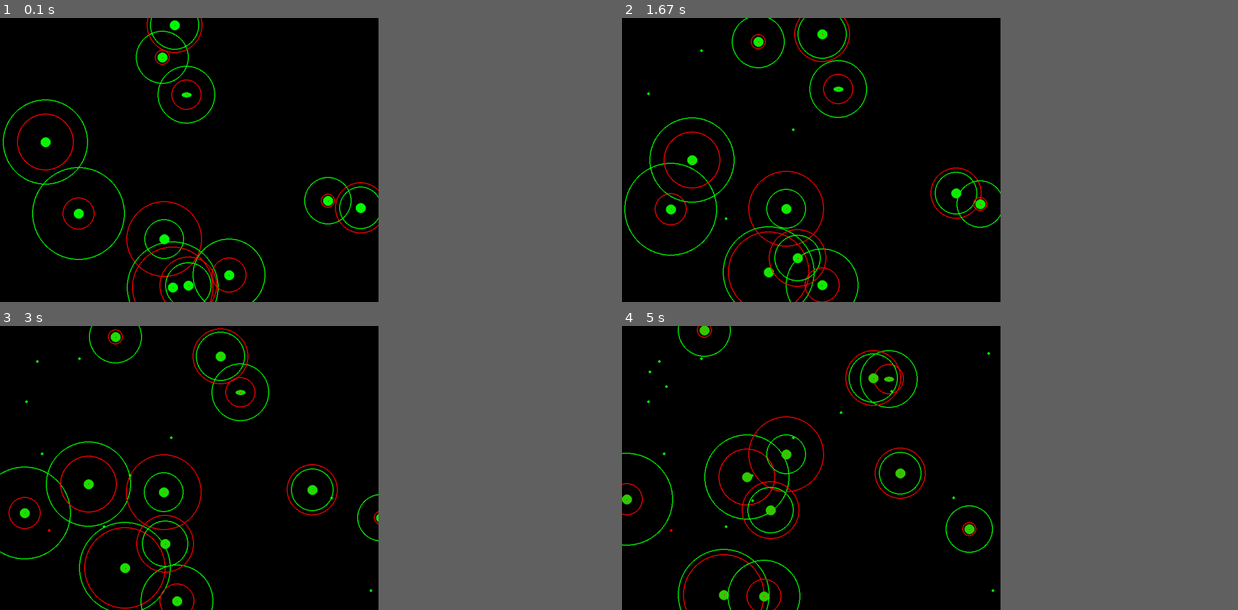
Above: before the commit, frames 1-4 (two rows, left to right).
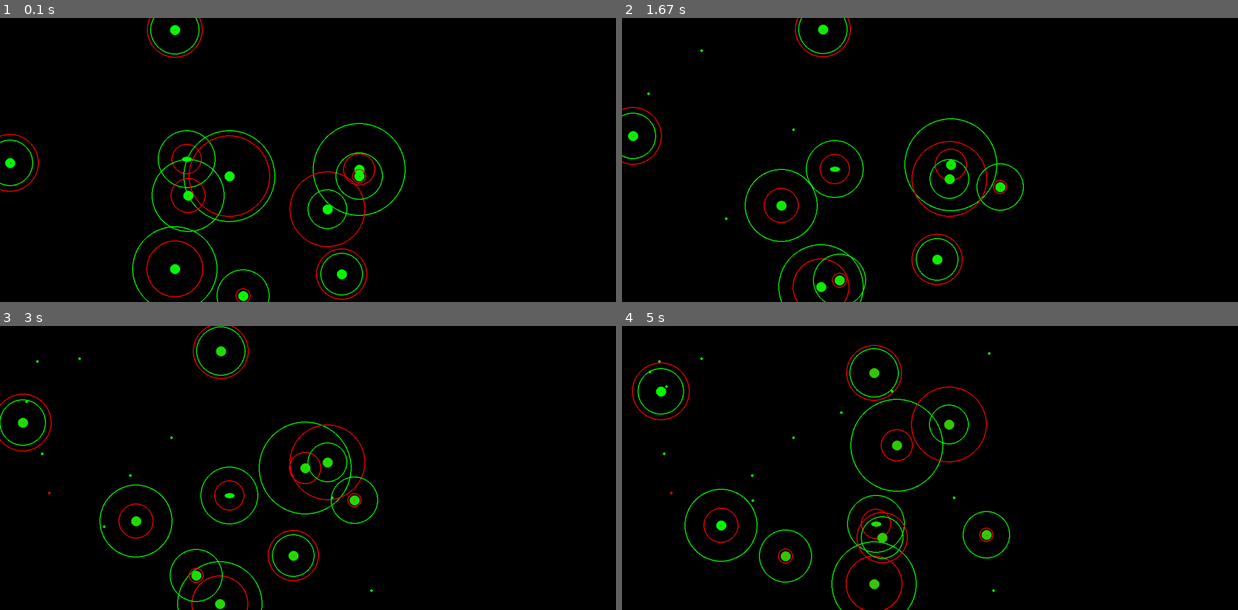
Above: after the commit, the same moments.

Repository: TinaVitanova/GameOfLife
Game: pygame game, started from main.py
The game is run twice, just before and just after one commit, with the same random seed, the same clock (stepped at 60 frames per second) and the same inputs.
Inputs (mouse positions are in pixels of both pictures, inside the frame that each line leads up to):
- Up to frame 1 (0.1 s): no input
- Up to frame 2 (1.67 s): click (930, 160) at 0.4 s
- Up to frame 3 (3 s): no input
- Up to frame 4 (5 s): no input
In our replay, the window is 553x415 before the commit and 900x415 after it. These sizes can differ from the game's own. Grey fills any space a smaller window leaves; there, only what the larger window draws over its background counts as a difference.

The runs differ from the first frame. In frame 1, 6.0% of the frame differs, in the area x 0-66%, y 0-100%; in frame 2, 5.6%; in frame 3, 5.8%; in frame 4, 5.9%.

Commit message:
Remove prints

Diff:
--- a/genetic_bot_class.py
+++ b/genetic_bot_class.py
@@ -23,7 +23,6 @@
         self.health = health
         self.max_vel = 2
         self.max_force = 0.5
-        self.size = 5
         self.age = 1
         self.bot_type = bot_type
         self.reproduction_rate = reproduction_rate
@@ -120,21 +119,21 @@
     def eat_bot(self, list_of_bots, index, edible_bot_type):
         closest = None
         closest_distance = max(constants.game_width_const, constants.game_height_const)
-        print('closest_distance')
-        print(closest_distance)
+        # print('closest_distance')
+        # print(closest_distance)
         bot_x = self.position[0]
         bot_y = self.position[1]
         for bot_food in list_of_bots:
             if bot_food == self:
                 break
-            print('alllooo')
-            print(bot_food.position[0])
-            print(bot_food.position[1])
+            # print('alllooo')
+            # print(bot_food.position[0])
+            # print(bot_food.position[1])
             item_x = bot_food.position[0]
             item_y = bot_food.position[1]
             distance = math.hypot(bot_x - item_x, bot_y - item_y)
-            print('distance')
-            print(distance)
+            # print('distance')
+            # print(distance)
             if distance < 5:
                 if bot_food.bot_type != edible_bot_type:
                     break
@@ -142,9 +141,9 @@
                 self.health += self.nutrition[index]
                 break
             if distance < closest_distance:
-                print('AHAAAA')
+                # print('AHAAAA')
                 if bot_food.bot_type != edible_bot_type:
-                    print('tuka?')
+                    # print('tuka?')
                     break
                 closest_distance = distance
                 closest = bot_food
--- a/main.py
+++ b/main.py
@@ -1,6 +1,5 @@
 import pygame
 import random
-import math
 import numpy
 import time
 import constants
@@ -8,7 +7,6 @@
 import food_array
 import bots_array
 import genetic_bot_class
-
 
 poison = []
 
@@ -20,9 +18,11 @@
 
     # initially start with 10 random bots (random dna)
     for i in range(10):
-        bots_array.add_bots(genetic_bot_class.BotClass(random.uniform(0, constants.game_width_const), random.uniform(0, constants.game_height_const), 1))
+        bots_array.add_bots(genetic_bot_class.BotClass(random.uniform(0, constants.game_width_const),
+                                                       random.uniform(0, constants.game_height_const), 1))
     for i in range(1):
-        bots_array.add_bots(genetic_bot_class.BotClass(random.uniform(0, constants.game_width_const), random.uniform(0, constants.game_height_const), 2))
+        bots_array.add_bots(genetic_bot_class.BotClass(random.uniform(0, constants.game_width_const),
+                                                       random.uniform(0, constants.game_height_const), 2))
     running = True
     while running:
         time.sleep(0.05)
@@ -34,15 +34,21 @@
             food_array.add_food(numpy.array([random.uniform(constants.boundary_size_const,
                                                             constants.game_width_const - constants.boundary_size_const),
                                              random.uniform(constants.boundary_size_const,
-                                                            constants.game_height_const - constants.boundary_size_const)], dtype='float64'))
+                                                            constants.game_height_const -
+                                                            constants.boundary_size_const)], dtype='float64'))
         if random.random() < 0.01:
-            poison.append(numpy.array([random.uniform(constants.boundary_size_const, constants.game_width_const - constants.boundary_size_const),
-                                       random.uniform(constants.boundary_size_const, constants.game_height_const - constants.boundary_size_const)],
+            poison.append(numpy.array([random.uniform(constants.boundary_size_const,
+                                                      constants.game_width_const - constants.boundary_size_const),
+                                       random.uniform(constants.boundary_size_const,
+                                                      constants.game_height_const - constants.boundary_size_const)],
                                       dtype='float64'))
         if len(poison) > constants.max_poison_const:
             poison.pop(0)
 
         for event in pygame.event.get():
+            if event.type == pygame.MOUSEBUTTONDOWN:
+                # If the user clicked on the input_box rect.
+                print(event)
             if event.type == pygame.QUIT:
                 running = False
 
--- a/pygame_screen.py
+++ b/pygame_screen.py
@@ -3,7 +3,7 @@
 
 pygame.init()
 
-game_display = pygame.display.set_mode((game_width_const, game_height_const))
+game_display = pygame.display.set_mode((game_width_const + 500, game_height_const))
 
 
 def get_game_display():
